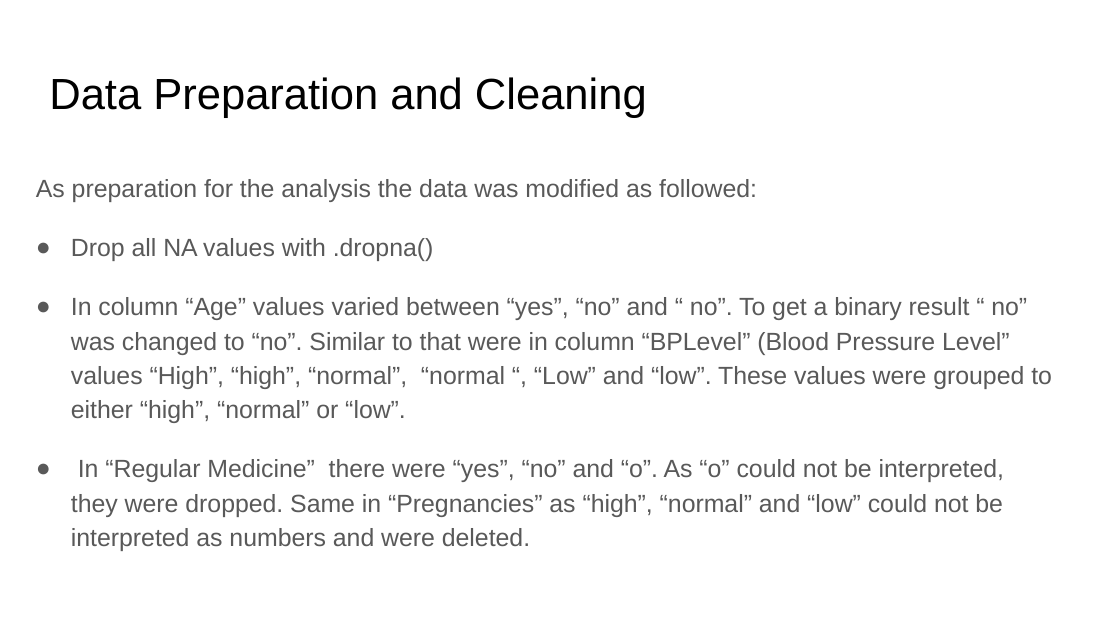
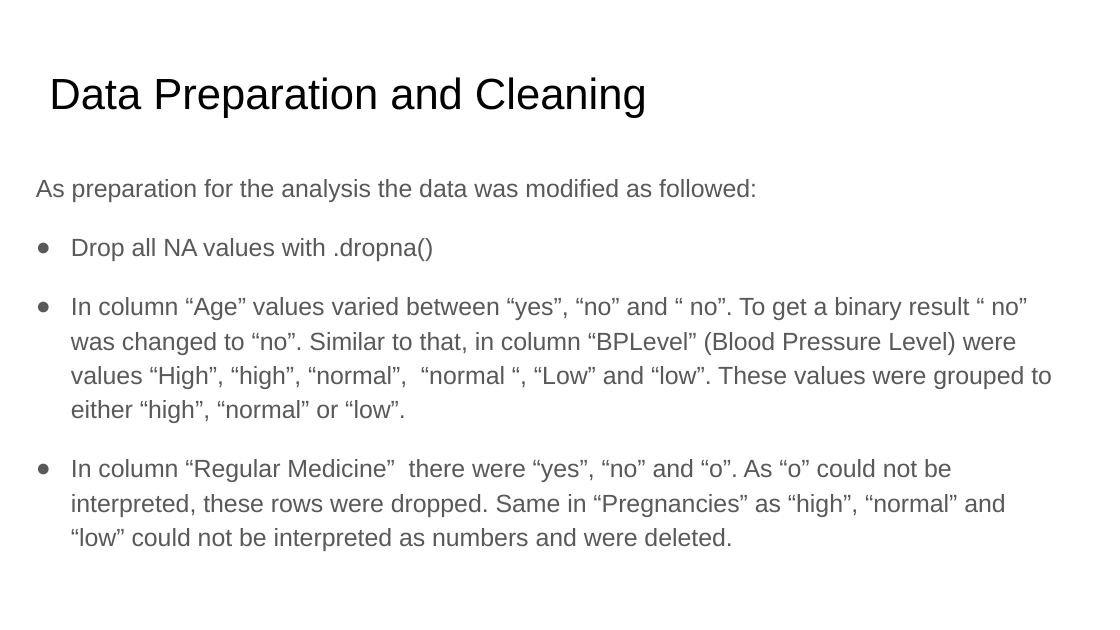
Before and after one commit to an-m-t/EDX-Final-Project-Week, a slide deck: slide 5 of Diabetes_Presentation.pptx. Drawn at 1120x630 pixels with LibreOffice and Linux fonts; fonts in the diff are those of the drawing. Boxes give left, top, right and bottom in pixels: in the first picture for what was removed or moved away, otherwise in the second. Text is boxed around its words. In the diff, an @@ line names an element or a change of style, - is before the commit and + after.

```diff
--- a/Diabetes_Presentation.pptx
+++ b/Diabetes_Presentation.pptx
@@ text at (71,297,1052,551): text changed @@
-● In column “Age” values varied between “yes”, “no” and “ no”. To get a binary result “ no” was changed to “no”. Similar to that were in column “BPLevel” (Blood Pressure Level” values “High”, “high”, “normal”, “normal “, “Low” and “low”. These values were grouped to either “high”, “normal” or “low”.
-● In “Regular Medicine” there were “yes”, “no” and “o”. As “o” could not be interpreted, they were dropped. Same in “Pregnancies” as “high”, “normal” and “low” could not be interpreted as numbers and were deleted.
+● In column “Age” values varied between “yes”, “no” and “ no”. To get a binary result “ no” was changed to “no”. Similar to that, in column “BPLevel” (Blood Pressure Level) were values “High”, “high”, “normal”, “normal “, “Low” and “low”. These values were grouped to either “high”, “normal” or “low”.
+● In column “Regular Medicine” there were “yes”, “no” and “o”. As “o” could not be interpreted, these rows were dropped. Same in “Pregnancies” as “high”, “normal” and “low” could not be interpreted as numbers and were deleted.
```
Also in this commit, not shown: 5 other slides changed, 1 other file.
